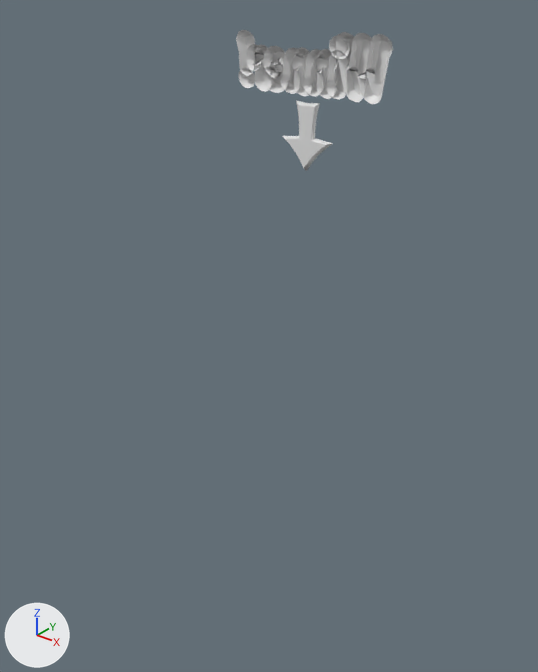
What one commit did to the Blender file assets/blends/podium.blend.
The view is the same before and after, from a 50 mm camera at (2.06, -2.85, 2.81) aimed at (0.02, -0.31, 1.23). The lights are fixed; the arrows at lower left show +X, +Y and +Z. The first picture is the older version.

Names of what the first picture shows: 'Text.007', 'winner.arrow'.
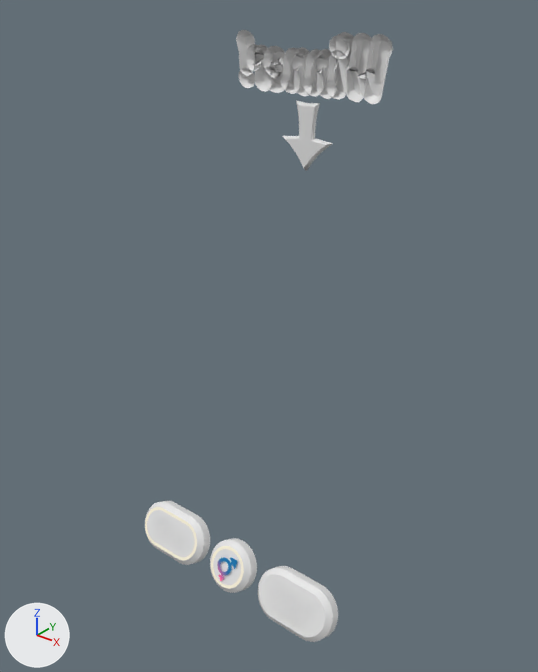
Diff of the bpy script that builds the scene:
```diff
--- a/assets/blends/podium.blend.py
+++ b/assets/blends/podium.blend.py
@@ mat_piratespack_tx_emissive @@
+mat_piratespack_tx_emissive = bpy.data.materials.new('PiratesPack_TX_Emissive')
+# uses the picture img_avatarwearables_tx_png
@@ mat_neon_0_25 @@
+mat_neon_0_25 = bpy.data.materials.new('Neon-0.25')
+mat_neon_0_25.use_nodes = True; mat_neon_0_25.node_tree.nodes.clear()
+_N = mat_neon_0_25.node_tree.nodes; _L = mat_neon_0_25.node_tree.links
+n0 = _N.new('ShaderNodeBsdfPrincipled'); n0.name = 'Principled BSDF'
+n0.inputs[28].default_value = 0.25  # 'Emission Strength'
+n1 = _N.new('ShaderNodeOutputMaterial'); n1.name = 'Material Output'
+n2 = _N.new('ShaderNodeRGB'); n2.name = 'RGB'
+n2.outputs[0].default_value = (0.801, 0.748, 0.602, 1.0)  # 'Color', pale yellow #e7e0cc
+_L.new(n0.outputs[0], n1.inputs[0])  # 'BSDF' to 'Surface'
+_L.new(n2.outputs[0], n0.inputs[0])  # 'Color' to 'Base Color'
+_L.new(n2.outputs[0], n0.inputs[27])  # 'Color' to 'Emission Color'
@@ ob_mars_and_venus_svg @@
+ob_mars_and_venus_svg = bpy.data.objects.new('mars-and-venus.svg', me_mars_and_venus_svg.copy())  # the mesh of ob_mars_and_venus_svg
+ob_mars_and_venus_svg.parent = ob_btn_copy_001
+ob_mars_and_venus_svg.location = (-0.0111, -0.64, -0.00534)
+ob_mars_and_venus_svg.rotation_euler = (-0.436, 0.0, 0.0)  # degrees (-25, 0, 0)
+ob_mars_and_venus_svg.scale = (0.109, 0.109, 0.109)
@@ ob_btn_copy_001 @@
+ob_btn_copy_001 = bpy.data.objects.new('btn.Copy.001', me_cylinder_006.copy())  # the mesh of ob_btn_copy_001
+ob_btn_copy_001.location = (0.0, 0.0, 0.0)
+ob_btn_copy_001.rotation_euler = (-0.436, 0.0, 0.0)  # degrees (-25, 0, 0)
+ob_btn_copy_001.scale = (0.6, 0.6, 0.6)
@@ ob_text_003 @@
+ob_text_003 = bpy.data.objects.new('Text.003', me_text_003.copy())  # the mesh of ob_text_003
+ob_text_003.parent = ob_btn_copy
+ob_text_003.location = (0.423, -0.64, -0.00894)
+ob_text_003.rotation_euler = (1.134, 0.0, 0.0)  # degrees (65, 0, 0)
+ob_text_003.scale = (0.114, 0.114, 0.114)
@@ ob_btn_copy @@
+ob_btn_copy = bpy.data.objects.new('btn.Copy', me_cylinder_003.copy())  # the mesh of ob_btn_copy
+ob_btn_copy.location = (0.0, 0.0, 0.0)
+ob_btn_copy.rotation_euler = (-0.436, 0.0, 0.0)  # degrees (-25, 0, 0)
+ob_btn_copy.scale = (0.6, 0.6, 0.6)
@@ ob_text_001 @@
+ob_text_001 = bpy.data.objects.new('Text.001', me_text_004.copy())  # the mesh of ob_text_001
+ob_text_001.parent = ob_btn_rest
+ob_text_001.location = (-0.423, -0.639, -0.00666)
+ob_text_001.rotation_euler = (1.134, 0.0, 0.0)  # degrees (65, 0, 0)
+ob_text_001.scale = (0.176, 0.176, 0.176)
@@ ob_btn_rest @@
+ob_btn_rest = bpy.data.objects.new('btn.Rest', me_cylinder_002.copy())  # the mesh of ob_btn_rest
+ob_btn_rest.location = (0.0, 0.0, 0.0)
+ob_btn_rest.rotation_euler = (-0.436, 0.0, 0.0)  # degrees (-25, 0, 0)
+ob_btn_rest.scale = (0.6, 0.6, 0.6)
```

What differs and where, as boxes [x1, y1, x2, y2] in the pictures (538 x 672 px):
'btn.Copy', added
    after: [258, 566, 338, 642]
    faces in mat_marblepure: [258, 566, 338, 642]
    faces in mat_neon_0_002: [259, 574, 325, 637]
'btn.Rest', added
    after: [145, 501, 210, 565]
    faces in mat_marblepure: [145, 501, 210, 565]
    faces in mat_neon_0_25: [145, 507, 197, 561]
'btn.Copy.001', added
    after: [210, 538, 257, 593]
    faces in mat_marblepure: [210, 538, 257, 593]
    faces in mat_neon_0_25: [211, 546, 244, 589]
'Text.003', added
    after: [268, 580, 316, 628]
'Text.001', added
    after: [154, 516, 187, 548]
'mars-and-venus.svg', added
    after: [218, 557, 237, 581]
